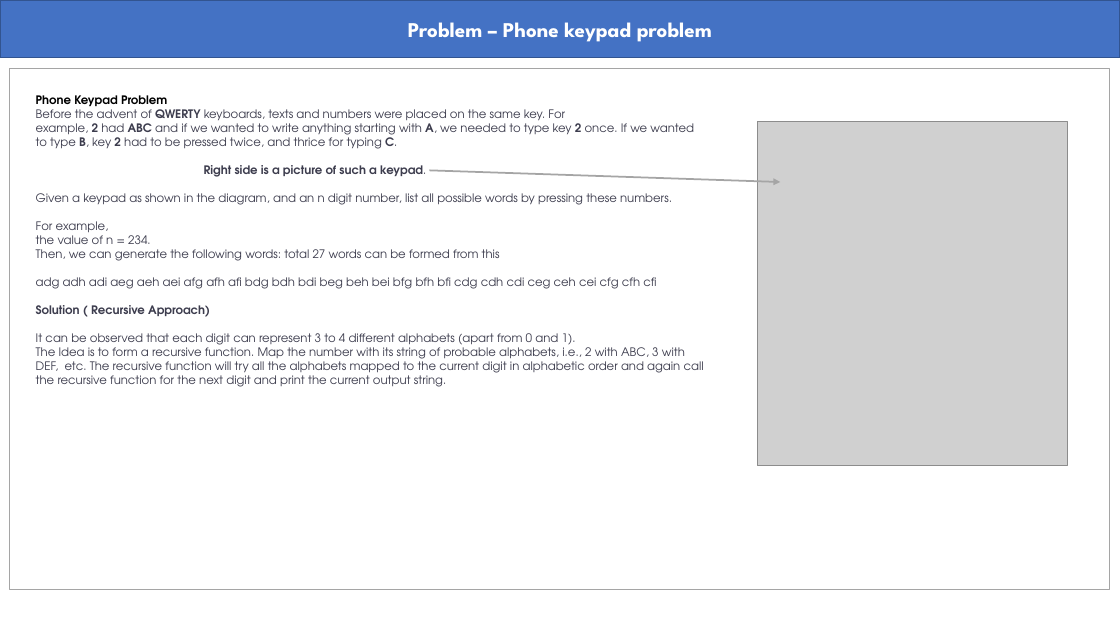
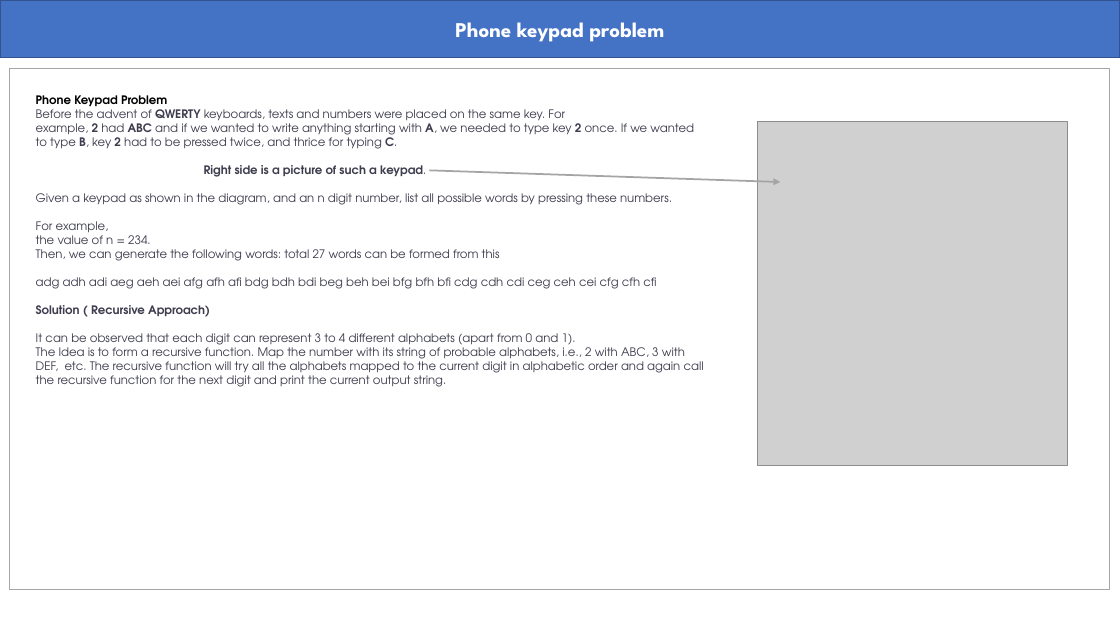
Before and after one commit to abmishra1234/4AM_Club_Coding, a slide deck: slide 9 of RecursionAndBacktracking/Recursion_Backtracking.pptx. Drawn at 1120x630 pixels with LibreOffice and Linux fonts; fonts in the diff are those of the drawing; grey boxes stand for pictures. Boxes give left, top, right and bottom in pixels: in the first picture for what was removed or moved away, otherwise in the second. Text is boxed around its words. In the diff, an @@ line names an element or a change of style, - is before the commit and + after.

Commit message:
UPDATE

```diff
--- a/RecursionAndBacktracking/Recursion_Backtracking.pptx
+++ b/RecursionAndBacktracking/Recursion_Backtracking.pptx
@@ text in rectangle at [455,22,664,42]: text changed @@
-Problem – Phone keypad problem
+Phone keypad problem
```
Also in this commit, not shown: 2 other slides changed, 1 slide added.
